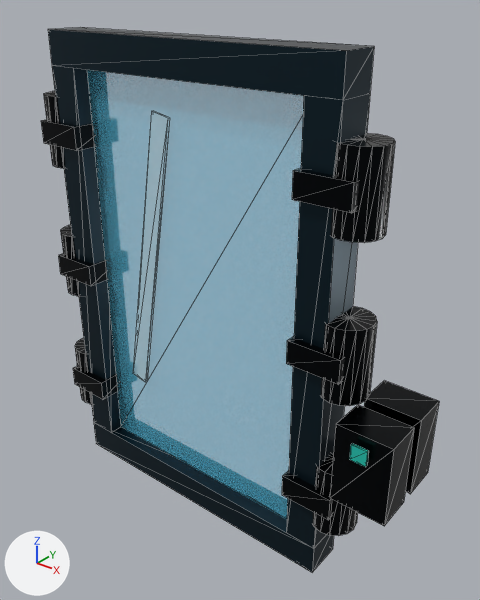
An edit to the glTF model output/structural_windows/glb/screen_window_1pan_1level.glb, drawn before and after from the same camera.
Rendered twice from a 50 mm lens placed at (1.246, -1.345, 1.637), pointed at (0.126, 0.055, 0.769). The axes (+X, +Y, +Z) are drawn at lower left. The lights are the same throughout. The first picture is the older version. Mesh edges are drawn as thin lines. Where no turn or scale is listed for an object, it has been applied to the vertices.

Script lines for the objects in view, before the commit:
```python
me_mesh_18 = bpy.data.meshes.new('Mesh_18')
me_mesh_18.from_pydata(...)  # a box spanning x -0.08..0.08, y -0.055..0.055, z -0.12..0.12
me_mesh_18.materials.append(mat_screen_window_1pan_1level__slot_03__dark_hardware)  # black #070c10
me_mesh_20 = bpy.data.meshes.new('Mesh_20')
me_mesh_20.from_pydata(...)  # a box spanning x -0.08..0.08, y -0.055..0.055, z -0.12..0.12
me_mesh_20.materials.append(mat_screen_window_1pan_1level__slot_03__dark_hardware)  # black #070c10
me_mesh_5 = bpy.data.meshes.new('Mesh_5')
me_mesh_5.from_pydata(...)  # 8 vertices, 12 faces; spans x -0.115..0.115, y -0.004..0.004, z -0.463..0.463
me_mesh_5.materials.append(mat_screen_window_1pan_1level__fixed__glass_reflection)  # pale blue #dff8ff
ob_control_back_box = bpy.data.objects.new('Control_Back_Box', me_mesh_20)
ob_control_back_box.location = (0.66, 0.074, 0.51)
ob_control_front_box = bpy.data.objects.new('Control_Front_Box', me_mesh_18)
ob_control_front_box.location = (0.66, -0.074, 0.51)
ob_reflection_stripe_1 = bpy.data.objects.new('Reflection_Stripe_1', me_mesh_5)
ob_reflection_stripe_1.location = (-0.176, -0.022, 0.84)
# also in view: 'Frame_Bottom' at (0.0, 0.0, 0.05); 'Frame_Top' at (0.0, 0.0, 1.45); 'Hinge_Brace_-1_0.8' at (-0.475, 0.0, 1.2); 'Frame_Right' at (0.45, 0.0, 0.75); 'Hinge_Brace_1_0.2' at (0.475, 0.0, 0.3)
```
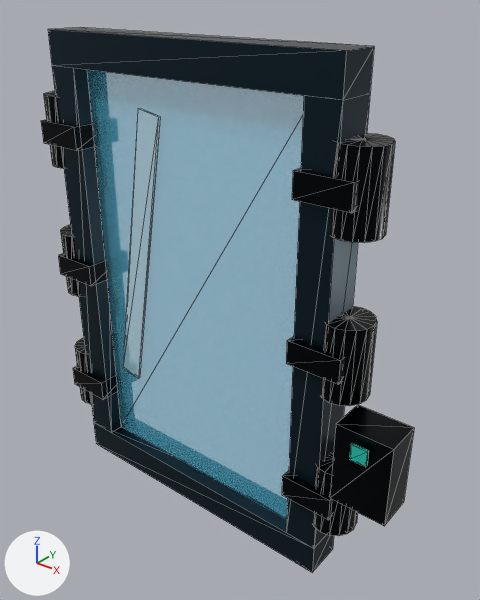
Pixel boxes (x1, y1, x2, y2) of what changed, in the pictures (480 x 600 px):
'Reflection_Stripe_1', moved
    before: (133, 111, 170, 382)
    after: (123, 108, 160, 379)
'Control_Back_Box', deleted (black)
    before: (364, 381, 439, 494)

The change, as a diff of the scene's bpy script:
```diff
--- a/output/structural_windows/glb/screen_window_1pan_1level.glb.py
+++ b/output/structural_windows/glb/screen_window_1pan_1level.glb.py
@@ ob_reflection_stripe_1 @@
 ob_reflection_stripe_1 = bpy.data.objects.new('Reflection_Stripe_1', me_mesh_5)
-ob_reflection_stripe_1.location = (-0.176, -0.022, 0.84)
+ob_reflection_stripe_1.location = (-0.22, -0.022, 0.84)
@@ ob_control_back_box @@
-ob_control_back_box = bpy.data.objects.new('Control_Back_Box', me_mesh_20)
-ob_control_back_box.location = (0.66, 0.074, 0.51)
```
